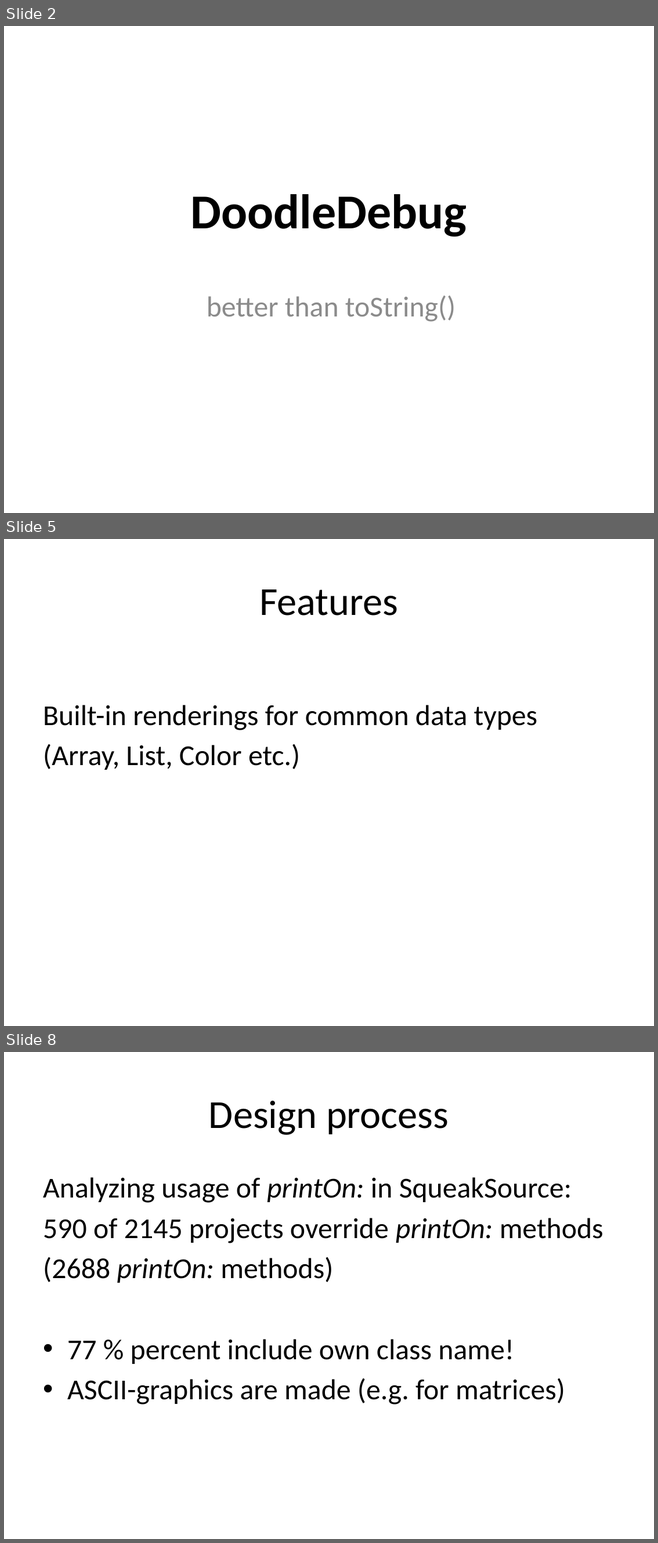
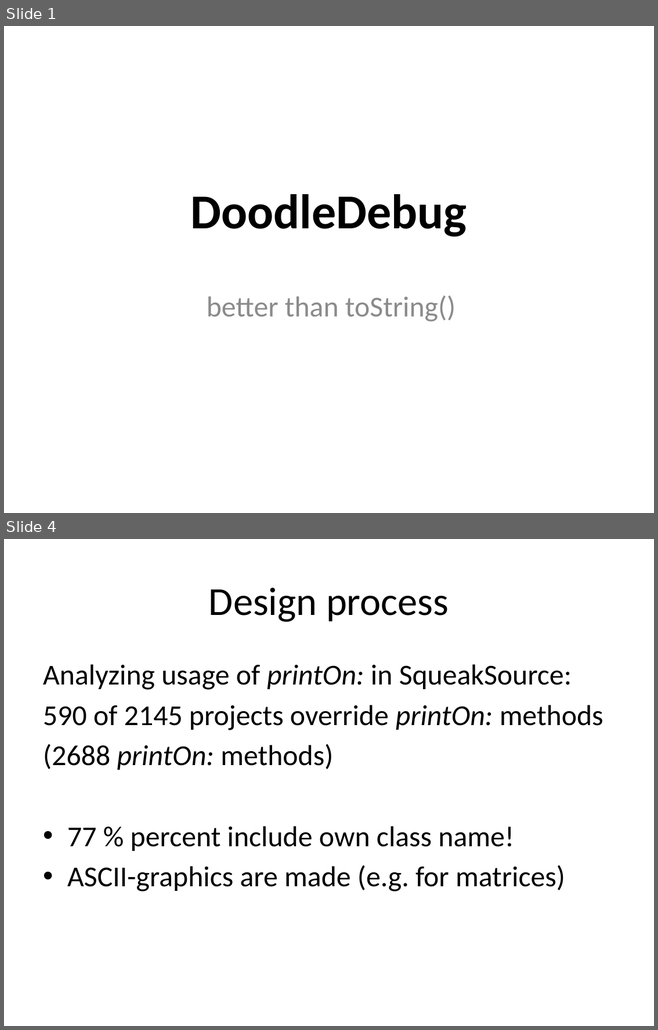
Before and after one commit to CedricReichenbach/DoodleDebug, a slide deck: presentations/Demo DoodleDebug Jan-2011.pptx. Shown one above the other, each under a label of ours: slides 2, 5 and 8 before the commit, slides 1 and 4 after it; the slides between them are not shown. The pictures are 658x1543 and 658x1030 pixels, drawn with LibreOffice and Linux fonts; fonts in the diff are those of the drawing. Boxes give left, top, right and bottom in pixels: in the first picture for what was removed or moved away, otherwise in the second. Text is boxed around its words. In the diff, an @@ line names an element or a change of style, - is before the commit and + after.

```diff
--- a/presentations/Demo DoodleDebug Jan-2011.pptx
+++ b/presentations/Demo DoodleDebug Jan-2011.pptx
@@ slide 5 removed at box(4, 539, 654, 1026), background #FFFFFF @@
@@ title removed at box(259, 589, 398, 616) @@
-Features
@@ text removed at box(43, 705, 538, 770) @@
-Built-in renderings for common data types
-(Array, List, Color etc.)
@@ what was slide 2 is now slide 1 @@
@@ what was slide 8 is now slide 4 @@
```
Also in this commit, not shown: 3 slides changed, 3 other slides removed, 9 other files.
